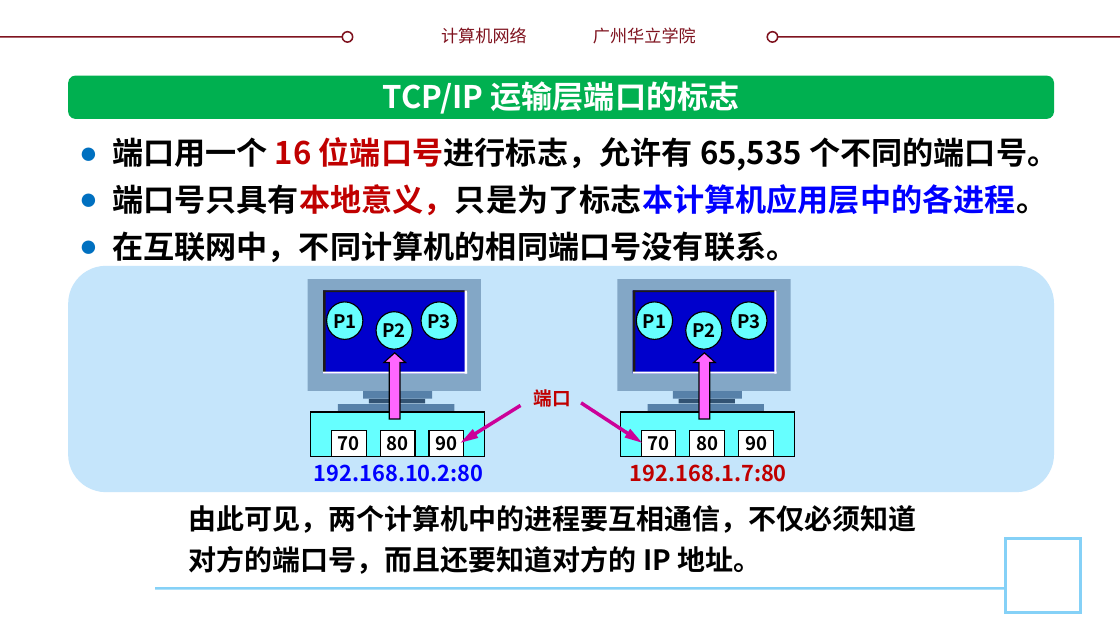
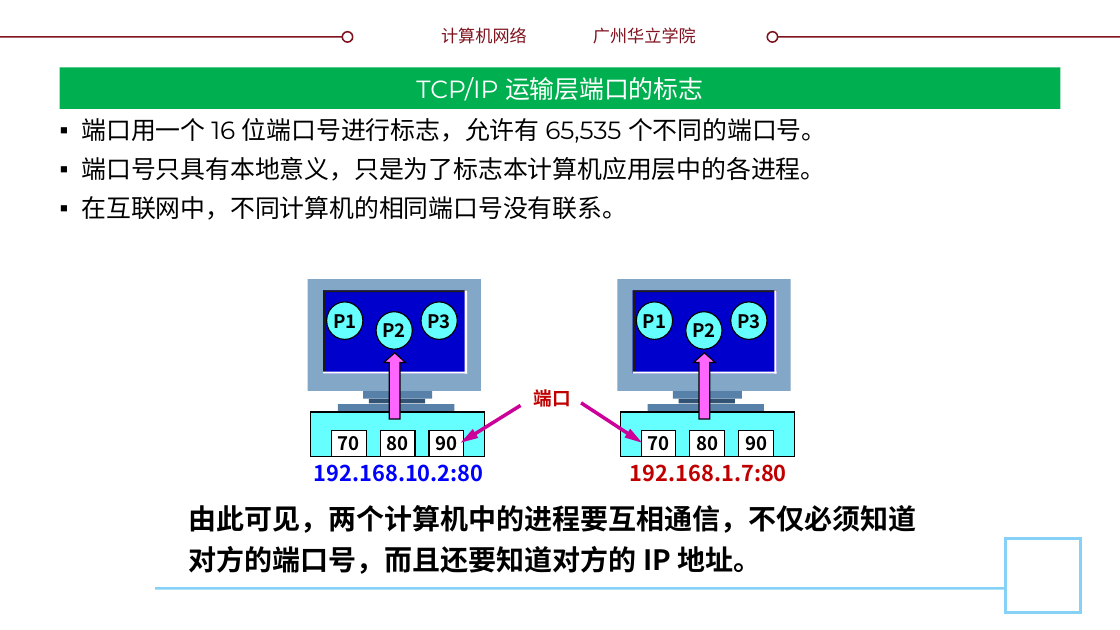
Before and after one commit to glplaman/glplaman.github.io, a slide deck: slide 17 of network/ppt/chap5.pptx. Drawn at 1120x630 pixels with LibreOffice and Linux fonts; fonts in the diff are those of the drawing; background and template pictures are left out. Boxes give left, top, right and bottom in pixels: in the first picture for what was removed or moved away, otherwise in the second. Text is boxed around its words. In the diff, an @@ line names an element or a change of style, - is before the commit and + after.

```diff
--- a/network/ppt/chap5.pptx
+++ b/network/ppt/chap5.pptx
@@ title "TCP/IP 运输层端口的标志": place and size @@
-title "TCP/IP 运输层端口的标志" at (383, 81, 739, 114)
+title "TCP/IP 运输层端口的标志" at (59, 67, 1061, 109)
@@ title "TCP/IP 运输层端口的标志" at (59, 67, 1061, 109): size 20 to 16 pt, font Noto Sans CJK SC to Montserrat, bold off; vertical alignment top to middle; fill none to #00B050 @@
@@ rounded rectangle removed at (68, 75, 1054, 119) @@
@@ text "端口用一个 16 位端口号进行标志，允许有 65,535 个不同的端口号。": place and size @@
-text "端口用一个 16 位端口号进行标志，允许有 65,535 个不同的端口号。" at (112, 137, 1058, 262)
+text "端口用一个 16 位端口号进行标志，允许有 65,535 个不同的端口号。" at (82, 118, 826, 220)
@@ text "端口用一个 16 位端口号进行标志，允许有 65,535 个不同的端口号。" at (82, 118, 826, 220): size 20 to 16 pt, font Noto Sans CJK SC to Montserrat, bold off; text colour #C00000 to #000000 in "16 位端口号进行标志，允许有", "端口号只具有本地意义，只是为了标志本计算机应用层中的各进程。"; text colour #0000FF to #000000 in "端口号只具有本地意义，只是为了标志本计算机应用层中的各进程。"; alignment left to justified; bullet ● to ▪; line spacing 30pt to 1; more space between paragraphs @@
@@ rounded rectangle removed at (68, 265, 1054, 492) @@
```
Also in this commit, not shown: 16 other slides changed, 3 slides added, 19 other files.
